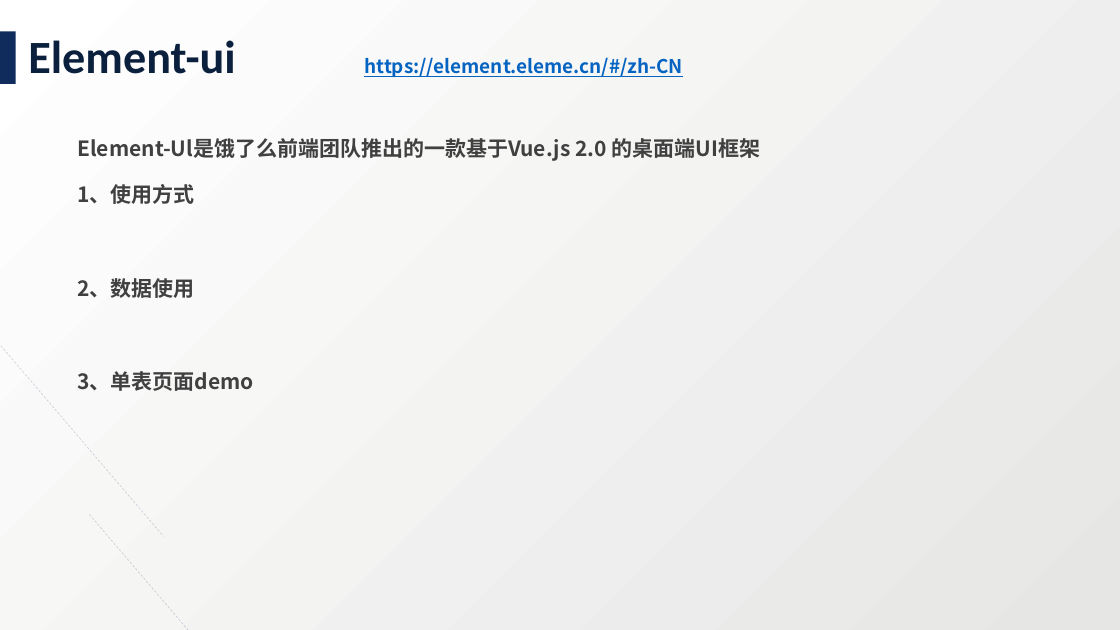
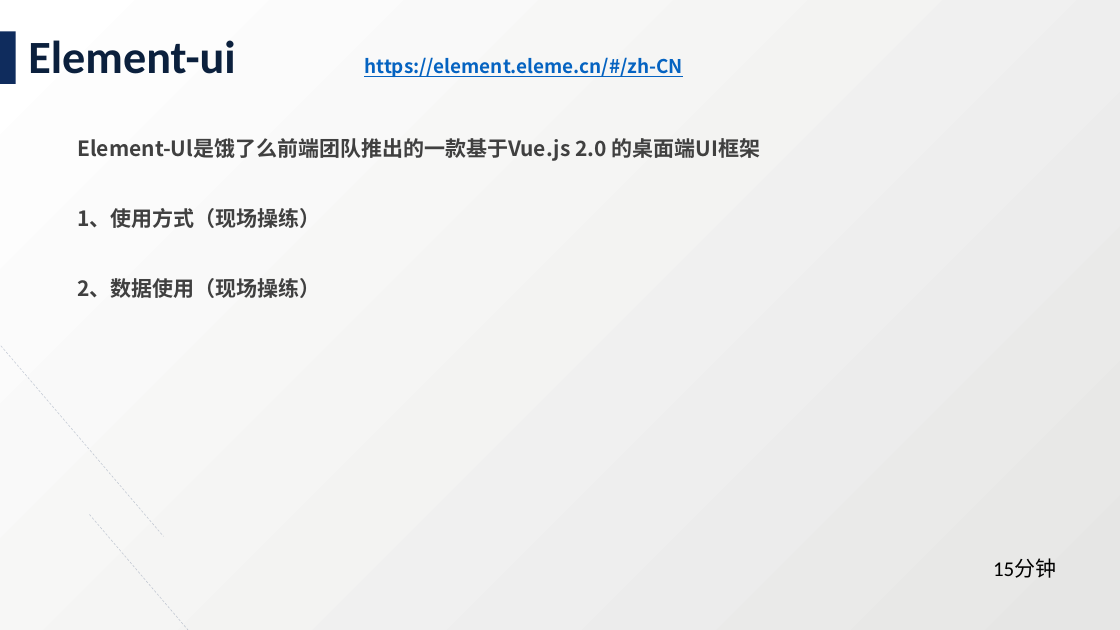
Before and after one commit to hmesingfw/charantia, a slide deck: slide 5 of demo/vue-demo/Vue 学习培训.pptx. Drawn at 1120x630 pixels with LibreOffice and Linux fonts; fonts in the diff are those of the drawing. Boxes give left, top, right and bottom in pixels: in the first picture for what was removed or moved away, otherwise in the second. Text is boxed around its words. In the diff, an @@ line names an element or a change of style, - is before the commit and + after.

```diff
--- a/demo/vue-demo/Vue 学习培训.pptx
+++ b/demo/vue-demo/Vue 学习培训.pptx
@@ text at bbox=[77, 208, 320, 298]: text changed @@
-1、使用方式
-2、数据使用
-3、单表页面demo
+1、使用方式（现场操练）
+2、数据使用（现场操练）
@@ text added at bbox=[993, 559, 1056, 578], 18 pt, text #000000 @@
+15分钟
```
Also in this commit, not shown: 4 other slides changed, 2 slides added, 3 other files.
